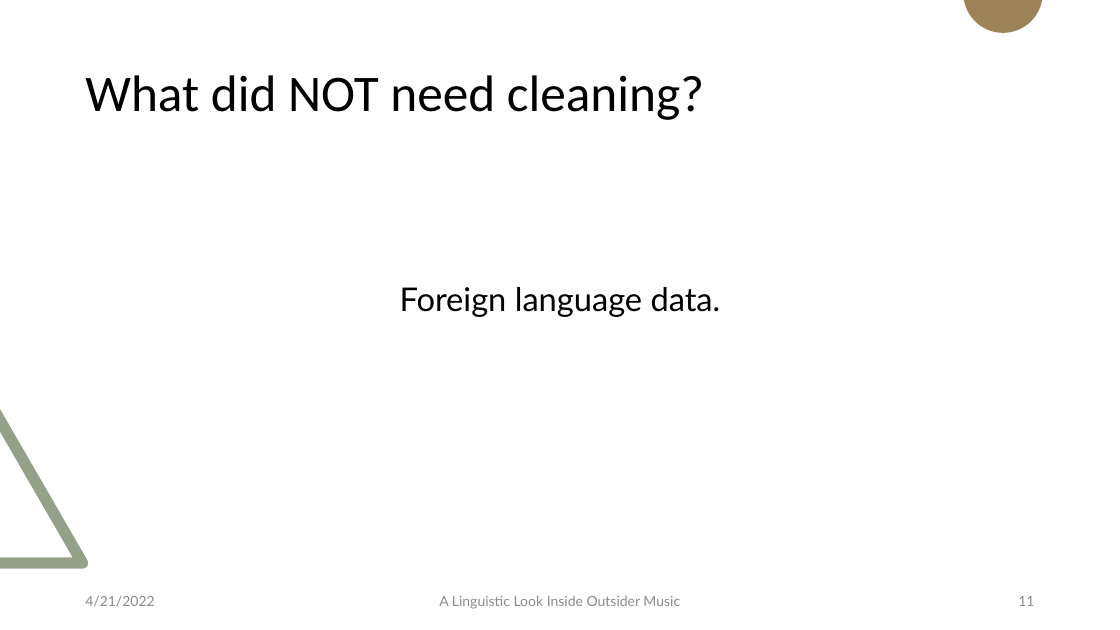
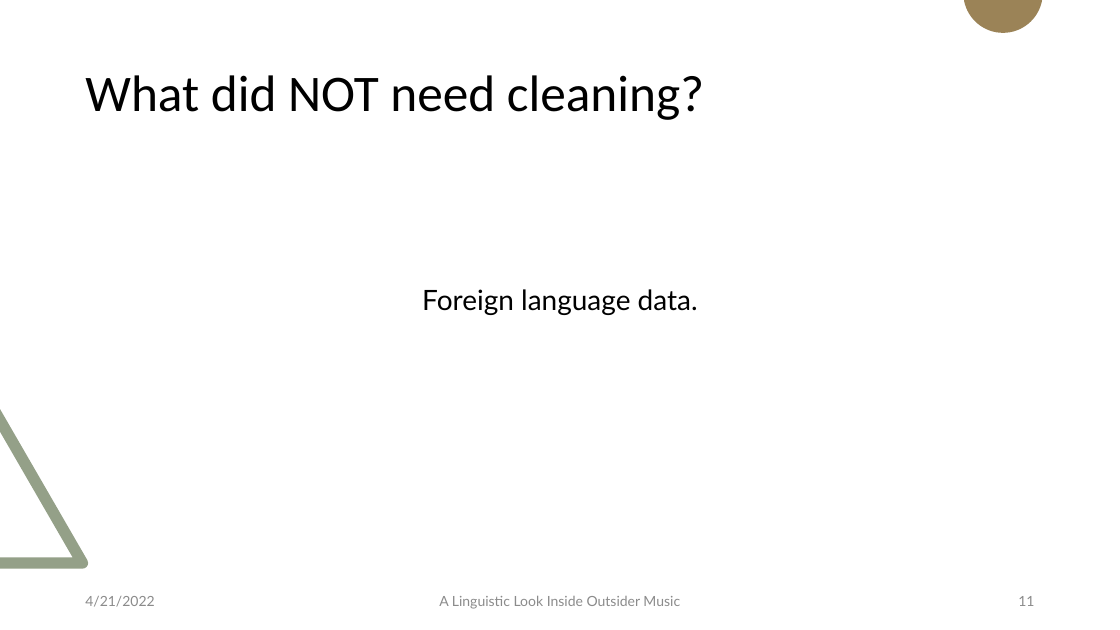
Before and after one commit to Data-Science-for-Linguists-2022/Outsider-Music-Linguistic-Analysis, a slide deck: slide 11 of presentation_4_20_22.pptx. Drawn at 1120x630 pixels with LibreOffice and Linux fonts; fonts in the diff are those of the drawing. Boxes give left, top, right and bottom in pixels: in the first picture for what was removed or moved away, otherwise in the second. Text is boxed around its words. In the diff, an @@ line names an element or a change of style, - is before the commit and + after.

```diff
--- a/presentation_4_20_22.pptx
+++ b/presentation_4_20_22.pptx
@@ text "Foreign language data." at <box>422,289,698,315</box>: size 28 to 24 pt @@
```
Also in this commit, not shown: 6 other slides changed, 1 other file.
